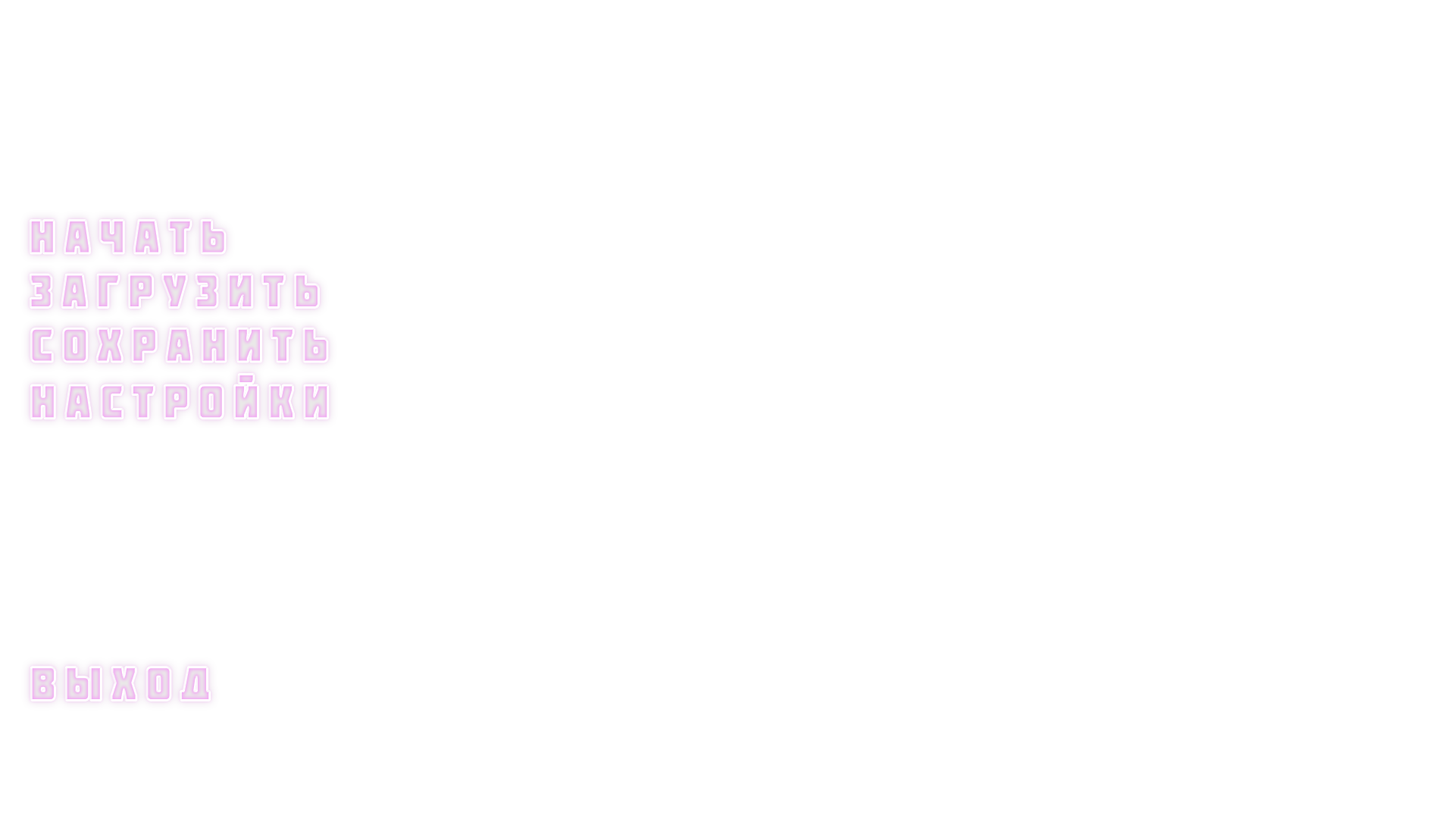
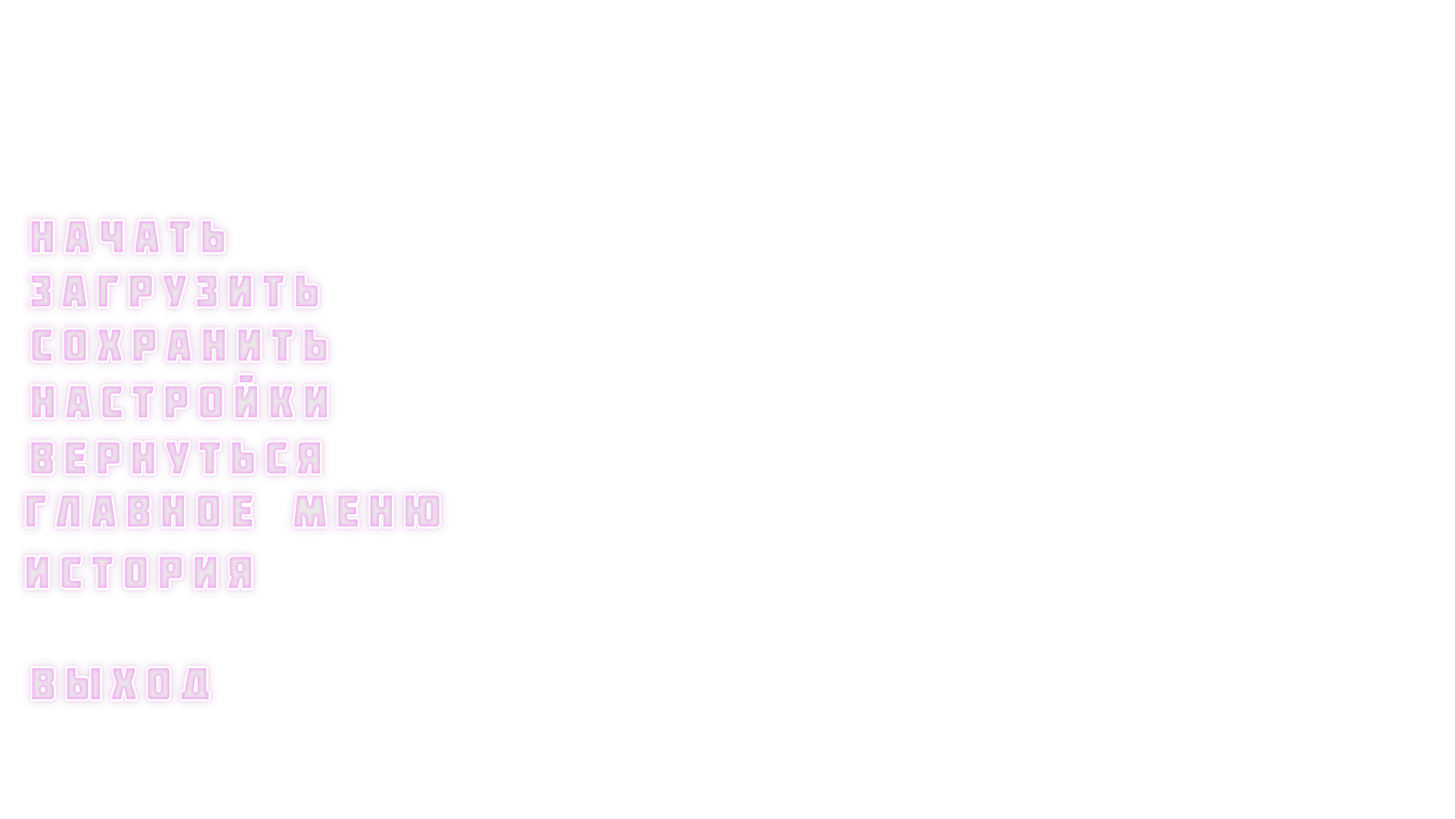
Layer changes from the first (1455, 819) image to the second:
added layer "История" above "Главное меню" over [left=25, top=555, right=253, bottom=589]
added layer "Главное меню" above "Вернуться" over [left=25, top=494, right=441, bottom=528]
added layer "Вернуться" above "Настройки" over [left=30, top=441, right=322, bottom=475]
